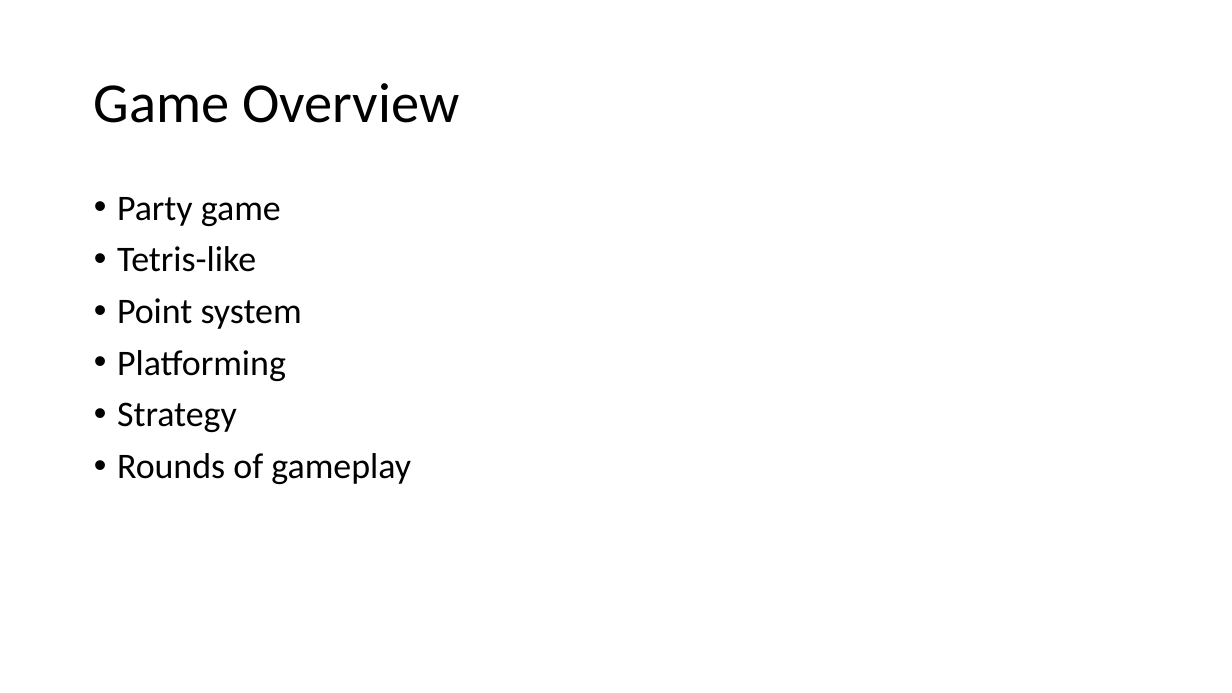
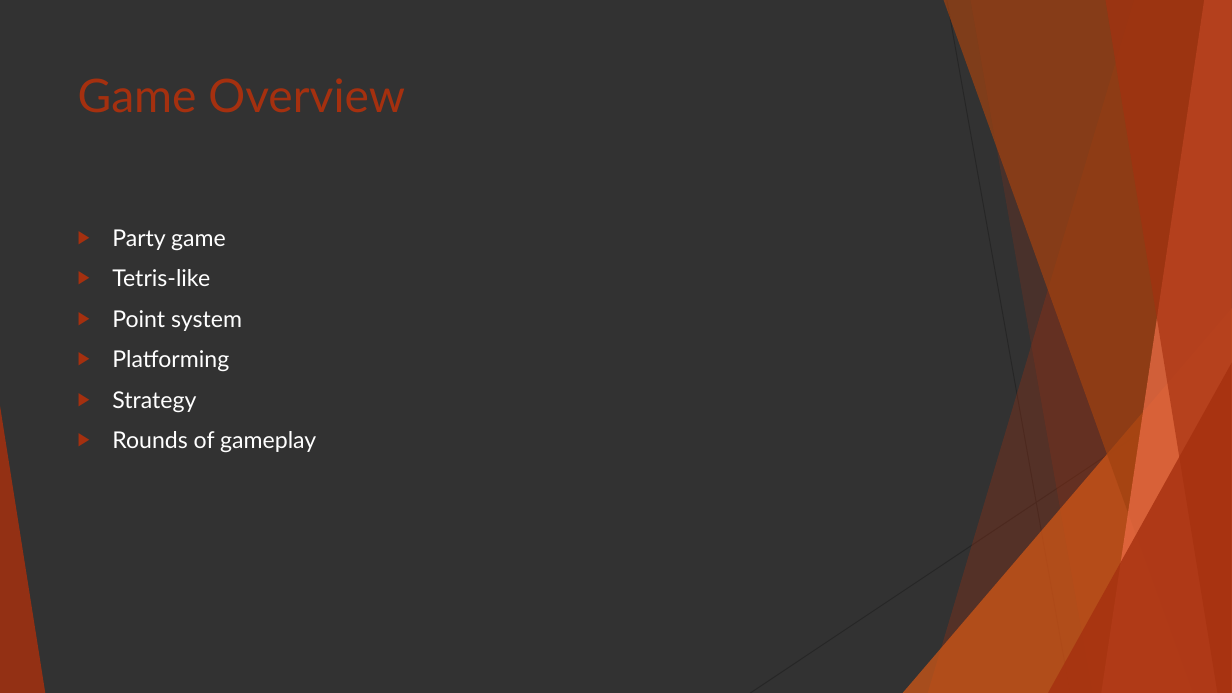
Before and after one commit to AndresBull/GD2_Final, a slide deck: slide 4 of Tetrimination Pitch.pptx. Drawn at 1232x693 pixels with LibreOffice and Linux fonts; fonts in the diff are those of the drawing. Boxes give left, top, right and bottom in pixels: in the first picture for what was removed or moved away, otherwise in the second. Text is boxed around its words. In the diff, an @@ line names an element or a change of style, - is before the commit and + after.

```diff
--- a/Tetrimination Pitch.pptx
+++ b/Tetrimination Pitch.pptx
@@ background #FFFFFF to #323232 @@
@@ title "Game Overview" moved from (x1=94, y1=83, x2=459, y2=123) to (x1=78, y1=78, x2=405, y2=113) @@
@@ title "Game Overview" at (x1=78, y1=78, x2=405, y2=113): size 44 to 36 pt, font Calibri to Lato, text colour #000000 to #A5300F; line spacing 0.9 to 1; vertical alignment middle to top @@
@@ text "Party game" moved from (x1=117, y1=197, x2=411, y2=484) to (x1=112, y1=229, x2=316, y2=453) @@
@@ text "Party game" at (x1=112, y1=229, x2=316, y2=453): size 28 to 18 pt, font Calibri to Lato, text colour #000000 to #FFFFFF; bullet • to ▶; line spacing 0.9 to 1 @@
@@ group added at (x1=0, y1=0, x2=1232, y2=693): 5 freeform shapes, 3 triangles, 2 lines @@
```
Also in this commit, not shown: 9 other slides changed, 2 other files.
